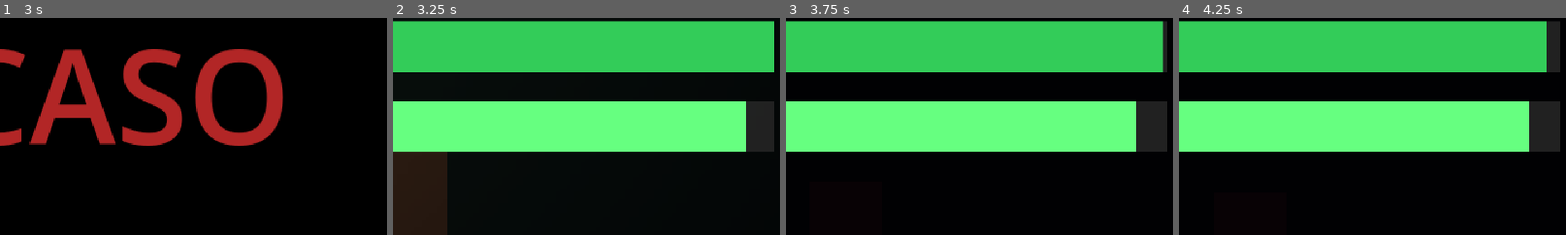
Above: before the commit, frames 1-4 (left to right).
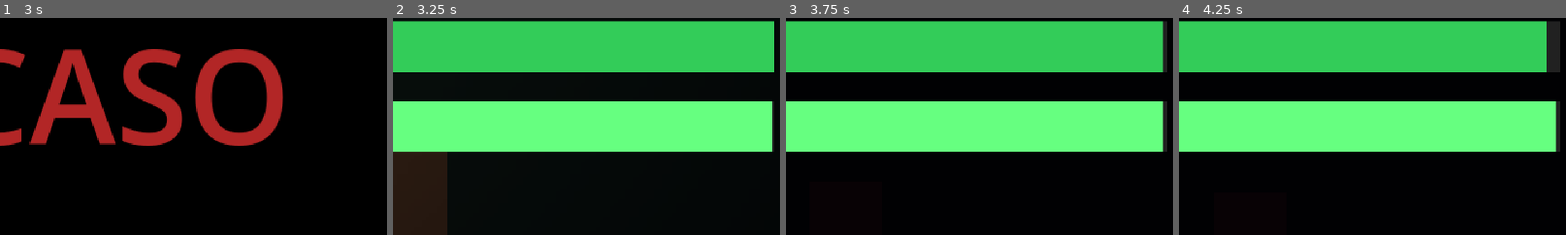
Above: after the commit, the same moments.

Repository: Erickfjj2024/Ocaso
Game: Godot game, scene res://scenes/ui/menus/game_over_screen.tscn
Two runs of this game, one before a commit and one after it. Both use one fixed random seed, a clock stepped at 60 frames per second and the inputs below. This scene is started directly instead of the project's main scene.
Inputs:
- Up to frame 1 (3 s): tap Enter at 0.5, 2 s; hold F (lantern_toggle) 0.53-1.28 s; hold W (move_up) 0.53-2.03 s; tap Space at 1.25, 2.75 s; tap F (lantern_toggle) at 1.35, 2.85 s; hold F (lantern_toggle) 2.03-2.78 s; hold A (move_left) from 2.03 s (still down)
- Up to frame 2 (3.25 s): keep holding A (move_left)
- Up to frame 3 (3.75 s): release A (move_left) at 3.53 s; hold S (move_down) from 3.53 s (still down); hold F (lantern_toggle) from 3.53 s (still down)
- Up to frame 4 (4.25 s): keep holding S (move_down); keep holding F (lantern_toggle); tap Escape (ui_cancel) at 4.15 s
The pictures show only the part of the screen within x 41-91%, y 8-57%; the shares and areas given below are measured in that part.

Frame 1 is identical in both runs. In frame 2, 1.6% of the frame differs, in the area x 91-98%, y 38-63%; in frame 3, 1.7%, in the area x 90-98%, y 38-63%; in frame 4, 1.7%.

Commit message:
fix(game_over): corrige game over não disparando ao zerar sanidade
game_manager.gd:
- GAME_OVER não pausa mais a SceneTree (o await process_frame nunca
  resolvia com a árvore pausada, travando a troca de cena)
- Remove o await desnecessário: call_deferred já adia a troca de cena
  para o próximo frame com segurança

base_hub.gd:
- Reseta SanityManager (sanidade=100, thresholds limpos) e
  LanternManager (durabilidade=100, ligada) no _ready
- Necessário porque autoloads persistem entre cenas: sem reset,
  _threshold_crossed["zero"]=true impedia o game over na segunda morte

https://claude.ai/code/session_01HqLdkLq2281LCSPNxVnZnD

Diff:
--- a/autoloads/game_manager.gd
+++ b/autoloads/game_manager.gd
@@ -65,7 +65,7 @@
 		GameState.CUTSCENE:
 			get_tree().paused = false  # Cutscenes podem rodar normalmente
 		GameState.GAME_OVER:
-			get_tree().paused = true
+			get_tree().paused = false  # Não pausar: o call_deferred da troca de cena precisa rodar
 		GameState.MENU:
 			get_tree().paused = false
 
@@ -104,8 +104,8 @@
 	# Por ora, emite o sinal para a UI reagir
 	EventBus.game_over_triggered.emit(cause)
 
-	# Aguardar um frame antes de carregar a tela de Game Over
-	await get_tree().process_frame
+	# Chamar direto — call_deferred dentro de _load_game_over_screen já garante
+	# que a troca de cena ocorre no próximo frame sem bloquear o fluxo atual.
 	_load_game_over_screen(cause)
 
 ## Carrega a cena de Game Over e passa o motivo via metadado da SceneTree.
--- a/scenes/world/base_hub/base_hub.gd
+++ b/scenes/world/base_hub/base_hub.gd
@@ -5,5 +5,11 @@
 extends Node2D
 
 func _ready() -> void:
-	# Inicia o jogo assim que a cena carrega
+	# Resetar managers — autoloads persistem entre cenas, então precisamos
+	# garantir valores iniciais frescos a cada vez que a gameplay começa.
+	SanityManager.set_sanity(SanityManager.MAX_SANITY)
+	LanternManager.repair(LanternManager.MAX_DURABILITY)
+	LanternManager.force_enable()
+	LanternManager.turn_on()
+
 	GameManager.set_state(GameManager.GameState.PLAYING)
